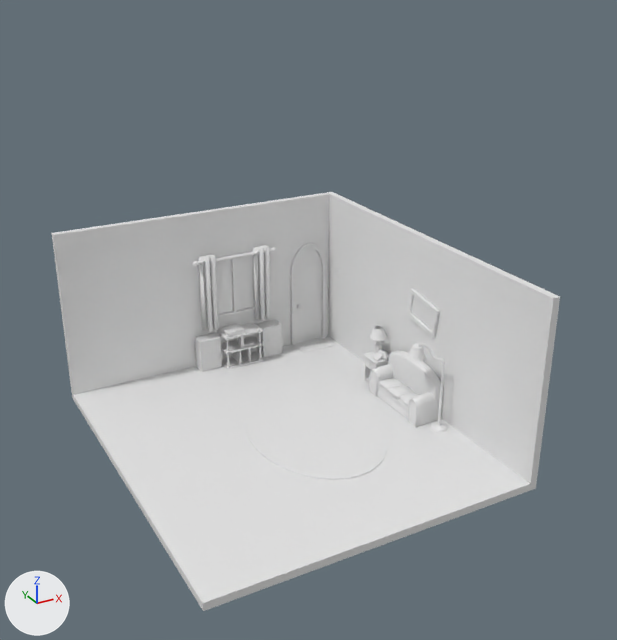
An edit to the FBX model Assets/FBX files/Environments/Simpsons/simpsons living room larger.fbx, drawn before and after from the same camera.
Camera for both pictures: a camera (50 mm lens) standing at (-218.0, -269.3, 84.5) and looking at (-107.8, -68.9, -15.7). The axes (+X, +Y, +Z) are drawn at lower left. The lights are the same throughout. Where no turn or scale is listed for an object, it has been applied to the vertices. Vertices at the same position are counted once.

In view in the first picture: 'Living Room_02 - Default_0'.
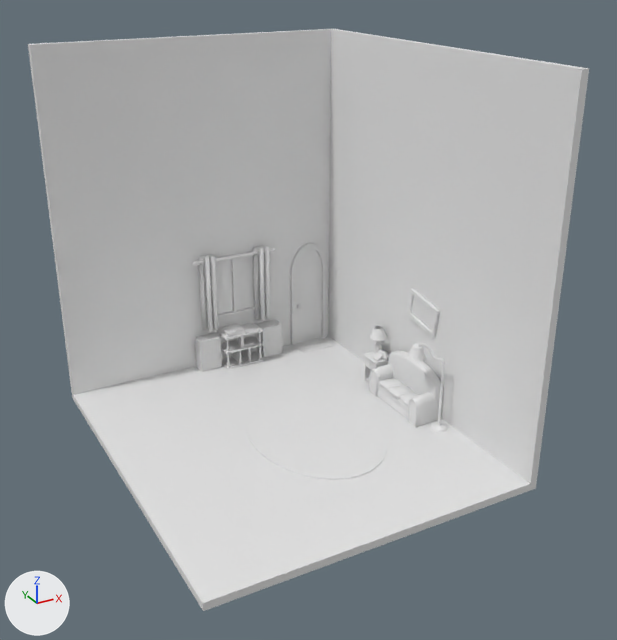
What differs and where, as boxes (x1, y1, x2, y2) in the pictures (617 x 640 px; the box of a moved part takes in the faces that stretch with it):
'Living Room_02 - Default_0', reshaped
    before: (52, 192, 560, 611)
    after: (28, 29, 589, 611)
part 1 of me_living_room_02___default_0, moved or reshaped
    before: (52, 192, 560, 488)
    after: (202, 247, 424, 395)
part 2 of me_living_room_02___default_0, added
    after: (28, 29, 589, 488)

The edits, one by one:
me_living_room_02___default_0 is used by ob_living_room_02___default_0; location (-60.0, -30.0, -30.0).
me_living_room_02___default_0 had 7779 vertices, 14304 faces and spanned x -103.7..0.0, y -88.8..30.0, z -30.0..30.0.
me_living_room_02___default_0 now has 7779 vertices, 14304 faces and spans x -103.7..0.0, y -88.8..30.0, z -30.0..87.8.
me_living_room_02___default_0 part 1: 111 vertices moved within x -56.0..-5.1, y -33.5..27.4, z -27.4..14.9; 6 vertices removed from x -103.7..0.0, y -88.8..30.0, z 30.0.
me_living_room_02___default_0 part 2: 6 vertices added at x -103.7..0.0, y -88.8..30.0, z 87.8.
